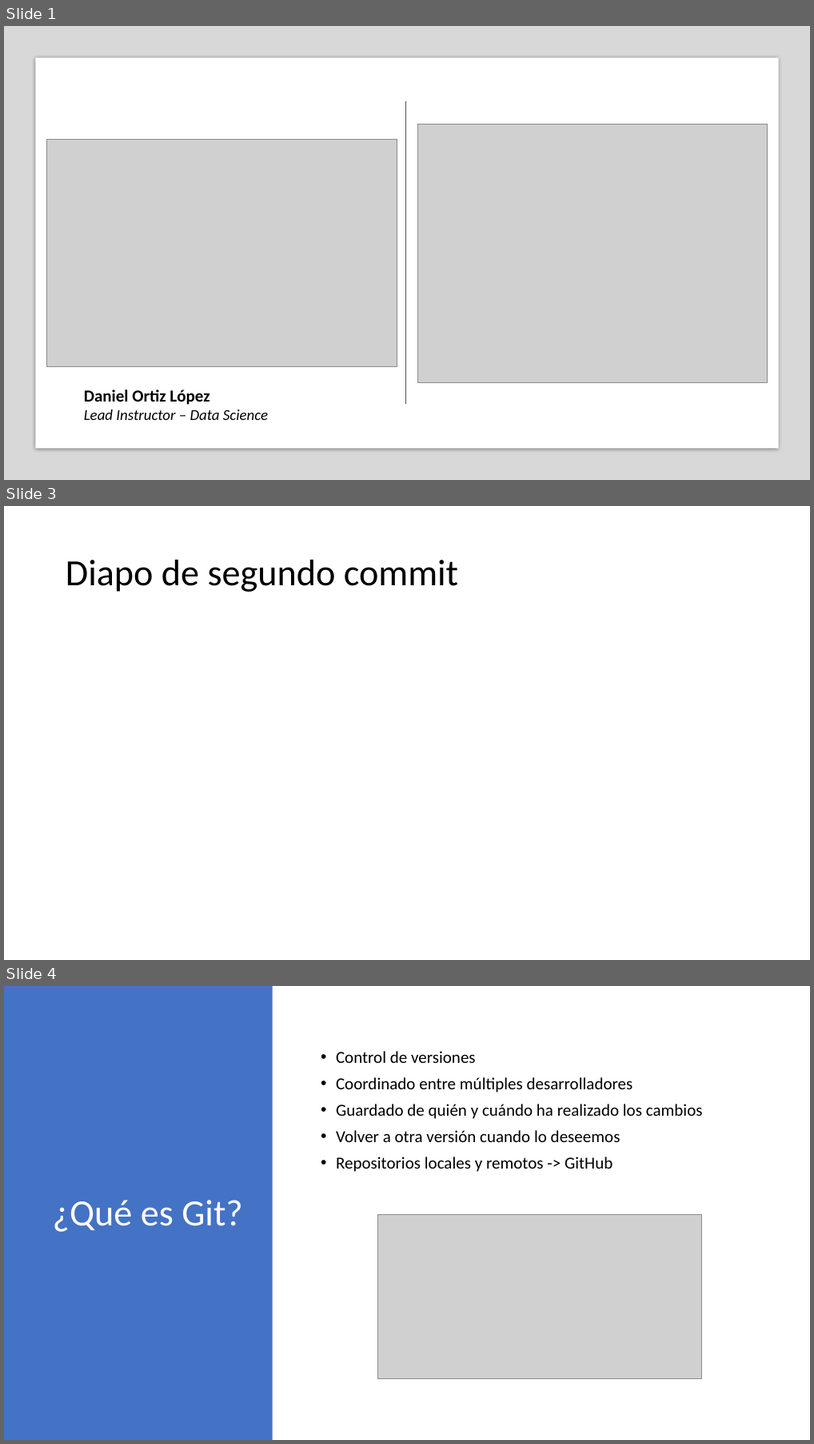
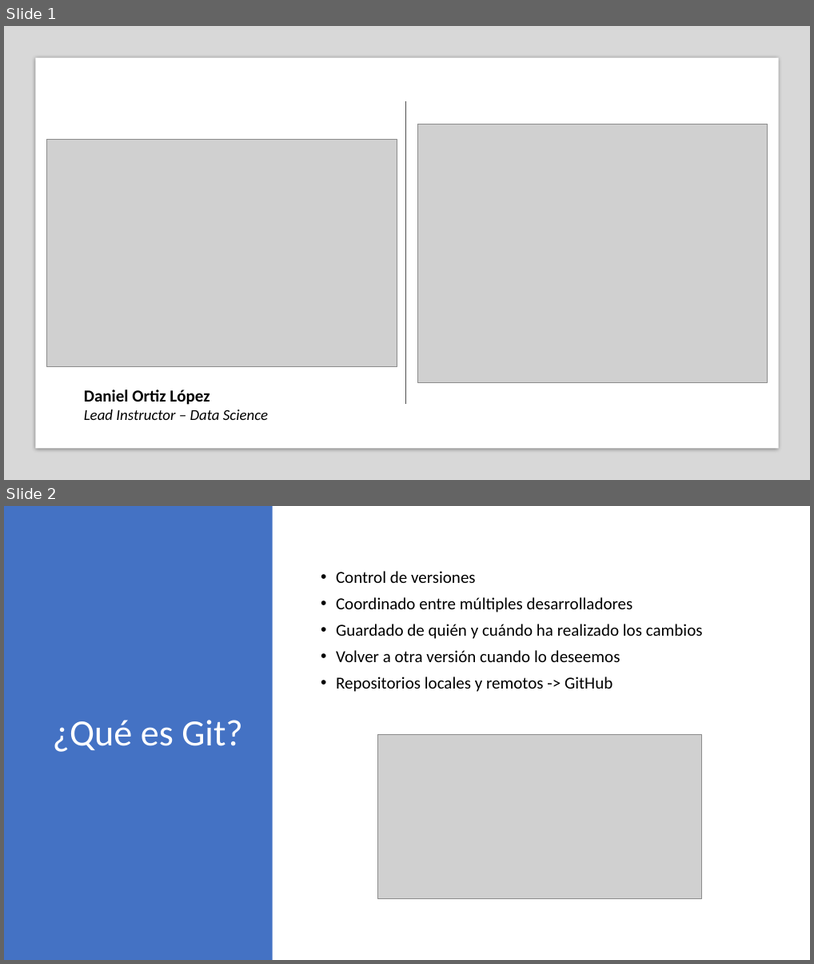
Before and after one commit to miriamdreyer/thebridge, a slide deck: 0_Ramp_Up/documentos/Taller GitHub.pptx. Shown one above the other, each under a label of ours: slides 1, 3 and 4 before the commit, slides 1 and 2 after it; the slides between them are not shown. The pictures are 814x1444 and 814x964 pixels, drawn with LibreOffice and Linux fonts; fonts in the diff are those of the drawing; grey boxes stand for pictures. Boxes give left, top, right and bottom in pixels: in the first picture for what was removed or moved away, otherwise in the second. Text is boxed around its words. In the diff, an @@ line names an element or a change of style, - is before the commit and + after.

```diff
--- a/0_Ramp_Up/documentos/Taller GitHub.pptx
+++ b/0_Ramp_Up/documentos/Taller GitHub.pptx
@@ slide 3 removed at [4, 506, 810, 960], background #FFFFFF @@
@@ title removed at [66, 560, 458, 592] @@
-Diapo de segundo commit
@@ what was slide 4 is now slide 2 @@
```
Also in this commit, not shown: 1 other slide removed, 3 other files.
